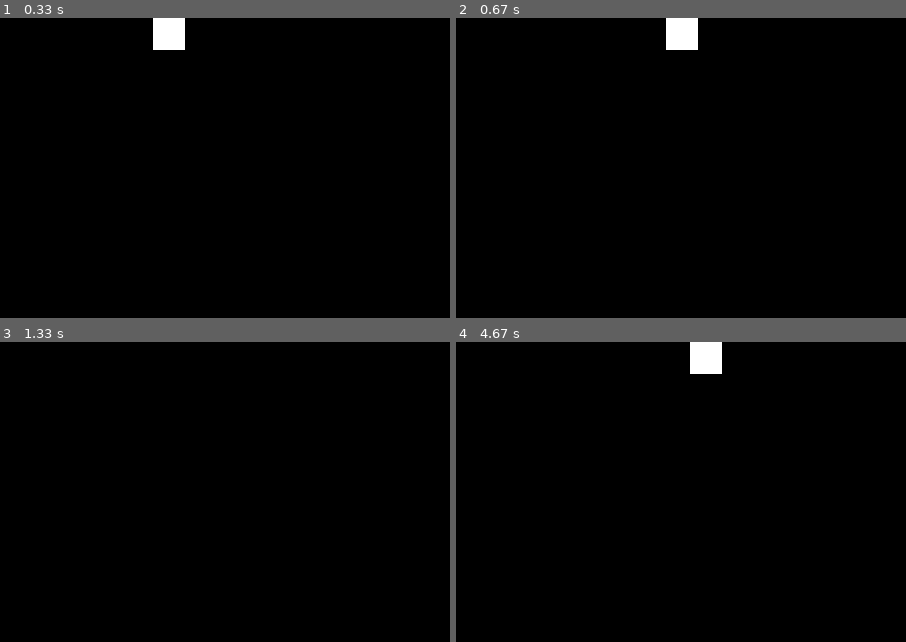
Above: before the commit, frames 1-4 (two rows, left to right).
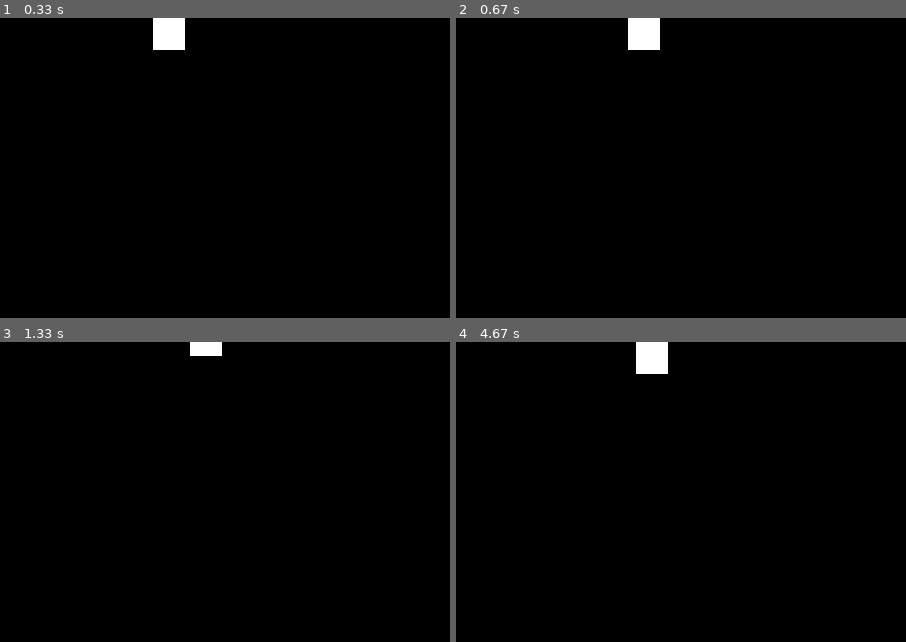
Above: after the commit, the same moments.

Repository: FoRVaiS/3522-assignment-1
Game: pygame game, started from src/cli.py
Same seed, same stepped clock (60 frames per second), same inputs: the game is played once before the commit and once after it.
Inputs:
- Up to frame 1 (0.33 s): no input
- Up to frame 2 (0.67 s): hold D from 0.33 s (still down)
- Up to frame 3 (1.33 s): release D at 0.8 s; hold W 0.83-1.13 s; hold D from 1.17 s (still down)
- Up to frame 4 (4.67 s): release D at 1.63 s; hold A 1.67-2.2 s; hold S 2.23-2.53 s; hold A 2.57-2.97 s; hold W 3-3.37 s; hold D 3.4-4.03 s; hold S 4.07-4.43 s; hold A from 4.47 s (still down)
The pictures show only the part of the screen within x 5-55%, y 0-50%; the shares and areas given below are measured in that part.

Frame 1 is identical in both runs. In frame 2, 1.5% of the frame differs, in the area x 38-54%, y 0-11%; in frame 3, 0.3%; in frame 4, 1.5%.

Commit message:
feat(components): remove velocity from controller component

Diff:
--- a/src/Component.py
+++ b/src/Component.py
@@ -32,9 +32,6 @@
         self.height = height
 
 
+
 class PlayerControllerComponent(Component):
-    def __init__(self, velocity: int):
-        self._velocity = velocity
-
-    def get_velocity(self) -> int:
-        return self._velocity
+    pass
--- a/src/Game.py
+++ b/src/Game.py
@@ -45,7 +45,7 @@
         self.world = World()
 
         self.player = Entity(x=200, y=0, width=32, height=32)
-        self.player.add_component(PlayerControllerComponent(3))
+        self.player.add_component(PlayerControllerComponent())
         self.world.add_game_object(self.player)
 
         self.rendering_system = RenderingSystem(screen, [TransformComponent, RenderComponent])
--- a/src/System.py
+++ b/src/System.py
@@ -84,5 +84,5 @@
                     if keyCode == pygame.K_d:
                         x_dir += 1
 
-                    transform_component.x += x_dir * controller.get_velocity()
-                    transform_component.y += y_dir * controller.get_velocity()
+                    transform_component.x += x_dir
+                    transform_component.y += y_dir
